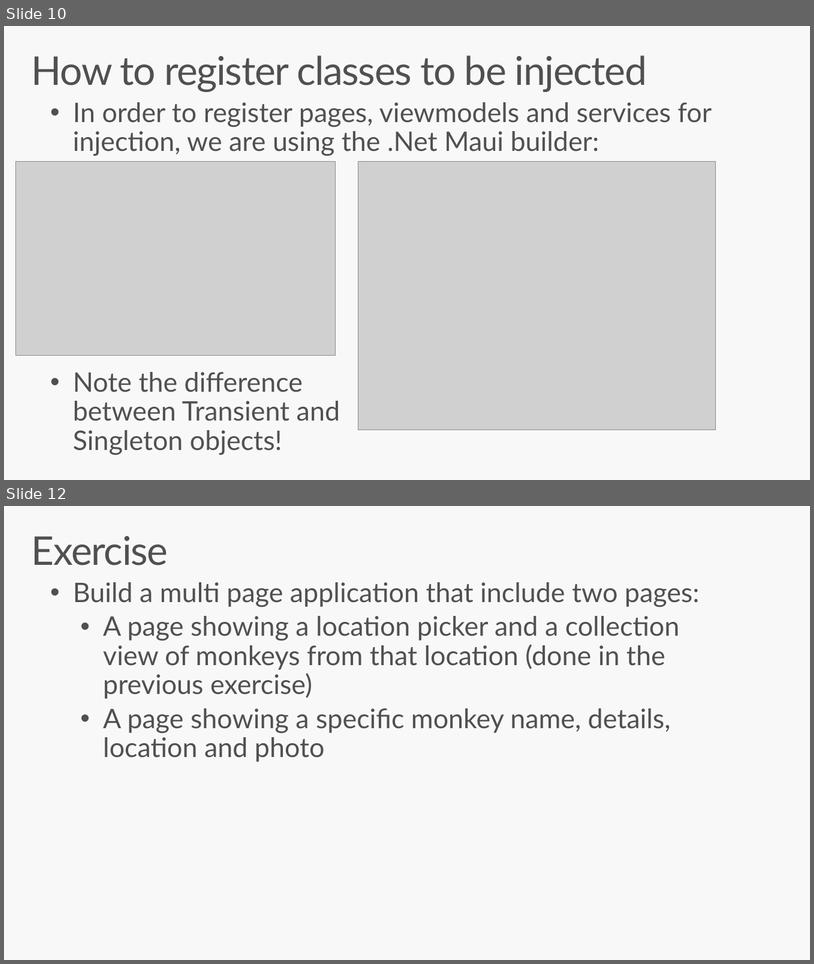
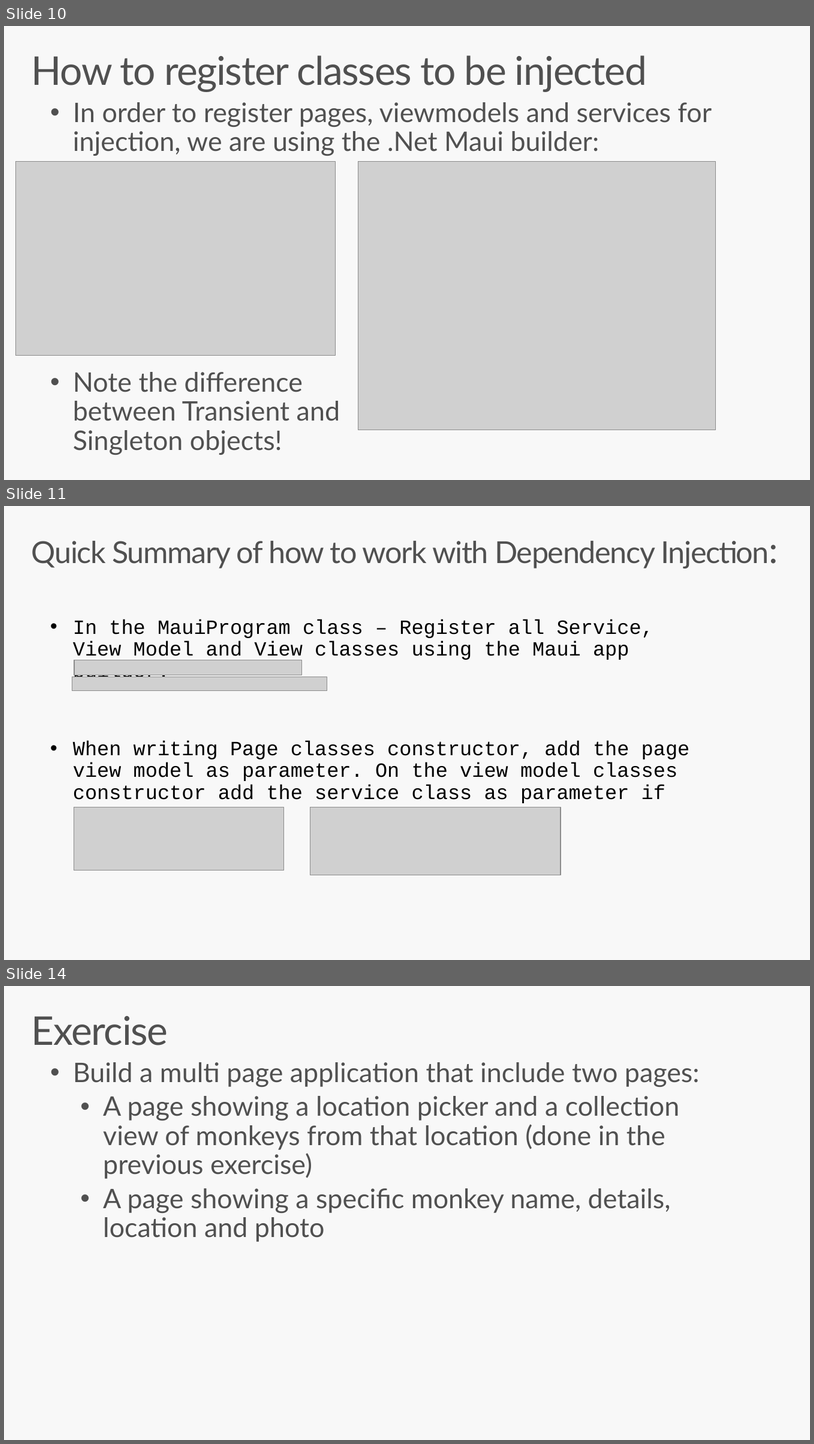
Before and after one commit to oferzad/ShellLesson_Step1.App, a slide deck: Docs/Navigation With Shell Step 1.pptx. Shown one above the other, each under a label of ours: slides 10 and 12 before the commit, slides 10, 11 and 14 after it; the slides between them are not shown. The pictures are 814x964 and 814x1444 pixels, drawn with LibreOffice and Linux fonts; fonts in the diff are those of the drawing; grey boxes stand for pictures. Boxes give left, top, right and bottom in pixels: in the first picture for what was removed or moved away, otherwise in the second. Text is boxed around its words. In the diff, an @@ line names an element or a change of style, - is before the commit and + after.

```diff
--- a/Docs/Navigation With Shell Step 1.pptx
+++ b/Docs/Navigation With Shell Step 1.pptx
@@ slide 11 added at <box>4,506,810,960</box>, background #F8F8F8 @@
@@ title added at <box>32,541,769,568</box>, 36 pt, text #505050 @@
+Quick Summary of how to work with Dependency Injection:
@@ text added at <box>73,619,690,826</box>, 24 pt, text #000000 @@
+• In the MauiProgram class – Register all Service, View Model and View classes using the Maui app builder:
+• When writing Page classes constructor, add the page view model as parameter. On the view model classes constructor add the service class as parameter if necessary:
@@ picture added at <box>74,660,302,675</box> @@
@@ picture added at <box>72,676,327,691</box> @@
@@ picture added at <box>74,807,284,870</box> @@
@@ picture added at <box>311,807,561,875</box> @@
@@ what was slide 12 is now slide 14 @@
```
Also in this commit, not shown: 2 other slides added, 1 slide removed, 3 other files.
